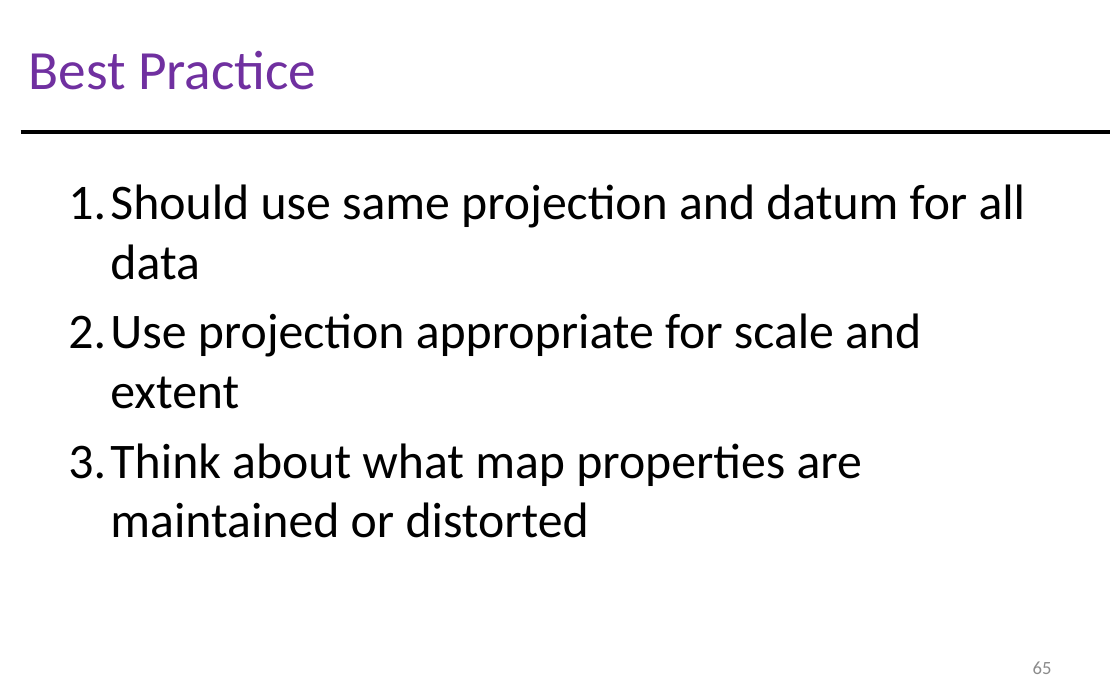
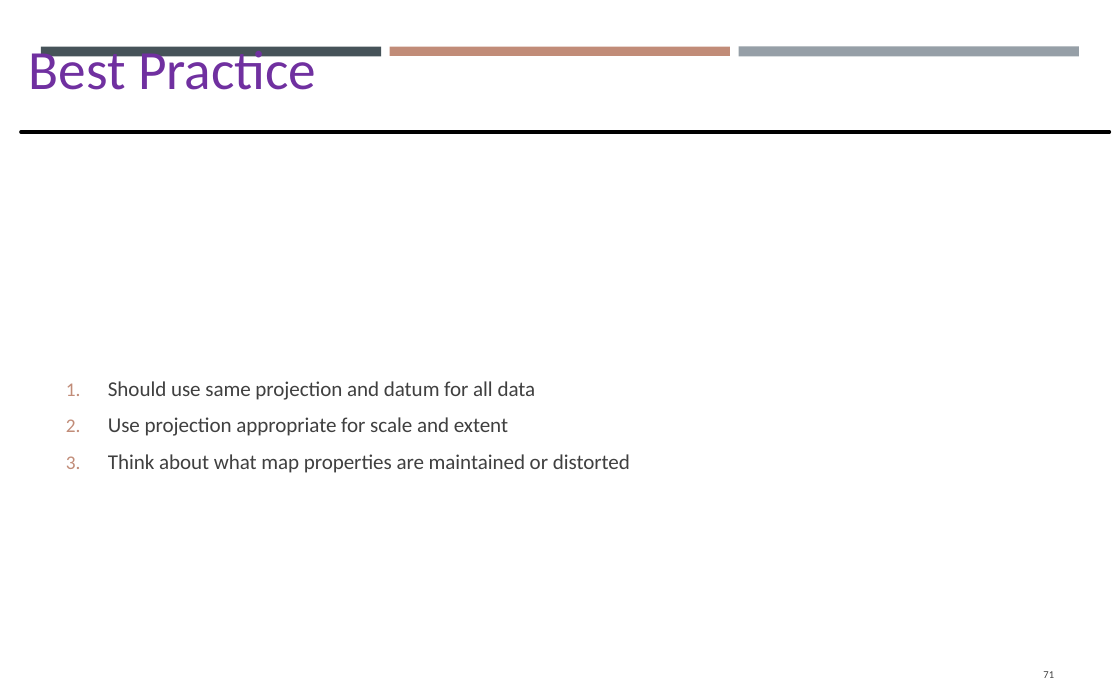
Before and after one commit to gisynw/GIS_I, a slide deck: slide 71 of docs/Lectures/Week03/Lecture02_GEOG2475_Datum.pptx (slide 65 before the commit). Drawn at 1120x700 pixels with LibreOffice and Linux fonts; fonts in the diff are those of the drawing. Boxes give left, top, right and bottom in pixels: in the first picture for what was removed or moved away, otherwise in the second. Text is boxed around its words. In the diff, an @@ line names an element or a change of style, - is before the commit and + after.

```diff
--- a/docs/Lectures/Week03/Lecture02_GEOG2475_Datum.pptx
+++ b/docs/Lectures/Week03/Lecture02_GEOG2475_Datum.pptx
@@ rectangle added at bbox=[41, 47, 381, 57], fill #465359 @@
@@ rectangle added at bbox=[390, 47, 729, 56], fill #C18C78 @@
@@ rectangle added at bbox=[739, 46, 1079, 56], fill #969FA7 @@
@@ line (21, 132) - (1110, 132): stroke #000000 2 pt to #000000 1.75 pt @@
@@ text "Should use same projection and ...": place and size @@
-text "Should use same projection and ..." at bbox=[68, 184, 1026, 538]
+text "Should use same projection and ..." at bbox=[108, 381, 630, 473]
@@ text "Should use same projection and ..." at bbox=[108, 381, 630, 473]: size 28.8 to 12.2 pt, text colour #000000 to #404040; vertical alignment top to middle @@
@@ page number at bbox=[1043, 671, 1054, 678]: text changed; size 10.8 to 6.1 pt; text colour #8C8C8C to #404040 @@
-65
+71
```
Also in this commit, not shown: 64 other slides changed, 8 slides added, 2 slides removed, 2 other files.
